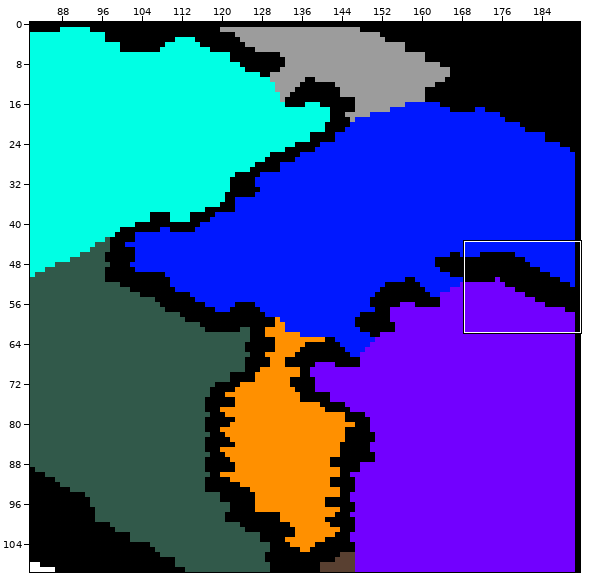
A Tiled map gets an edit: Project/Game/maps/walkable.tmx. The first picture is a wide view before the edit; the outline marks the close-up.
Close-up. Before the edit:
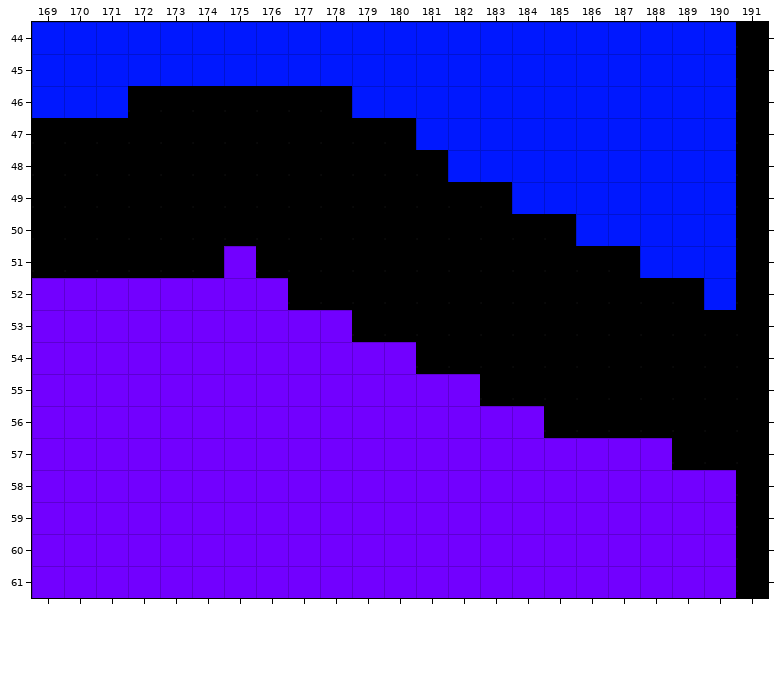
Cells are 16x16 px. Shown: x 169..191, y 44..61. The commit also changed other parts of the map, which this record leaves out.
After the commit:
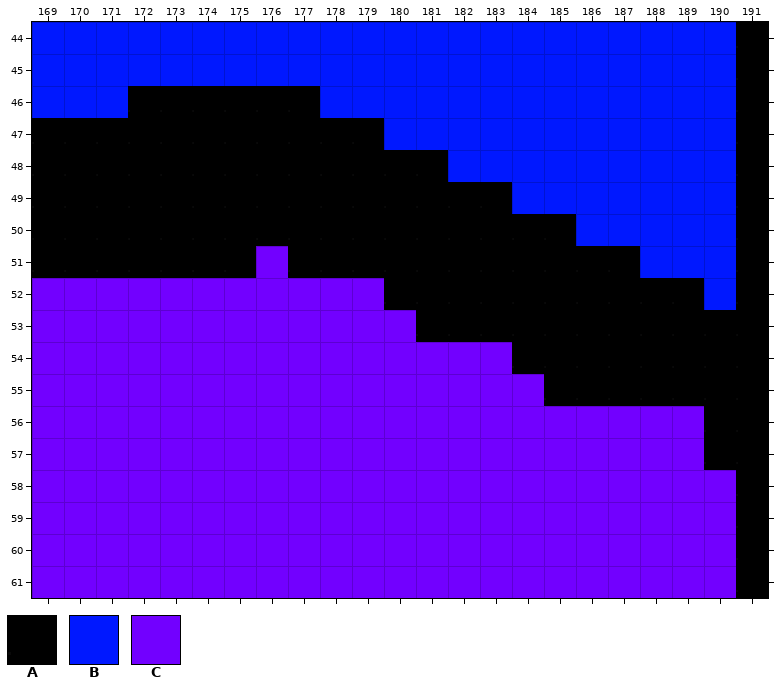
Key: from "Walkable": A 1, B 4, C 9.
_ is an empty cell.
The edit:
{"where": "layer \"Walkable\""}
{"y":46,"x":178,"old":"A","new":"B"}
{"y":47,"x":180,"old":"A","new":"B"}
{"y":51,"x":175,"old":"CA","new":"AC"}
{"y":52,"x":177,"old":"AAA","new":"CCC"}
{"y":53,"x":179,"old":"AA","new":"CC"}
{"y":54,"x":181,"old":"AAA","new":"CCC"}
{"y":55,"x":183,"old":"AA","new":"CC"}
{"y":56,"x":185,"old":"AAAAA","new":"CCCCC"}
{"y":57,"x":189,"old":"A","new":"C"}
